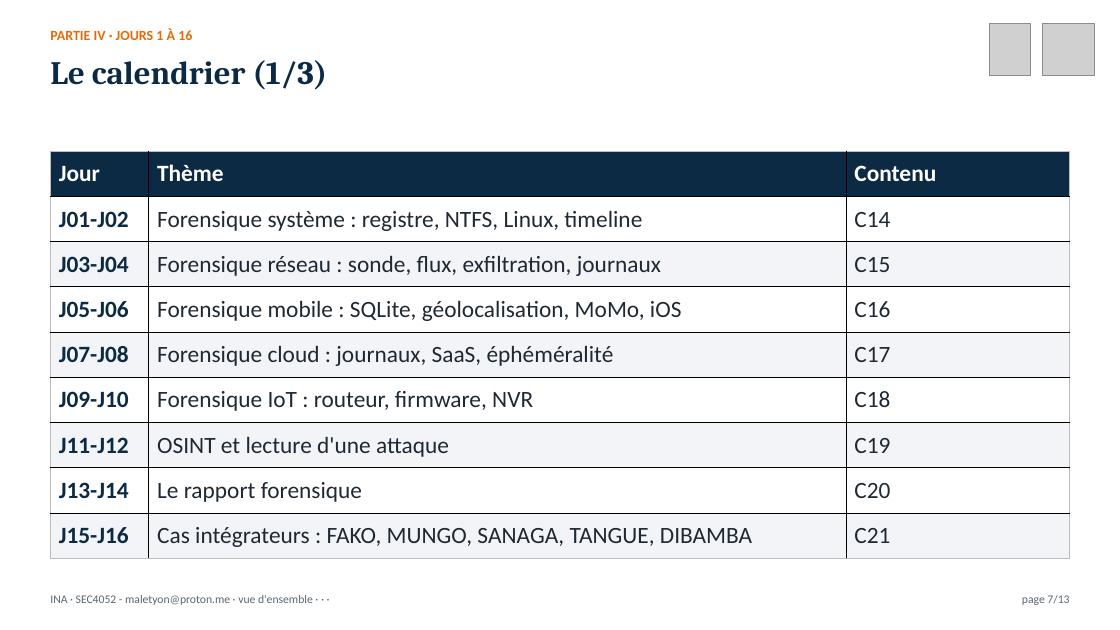
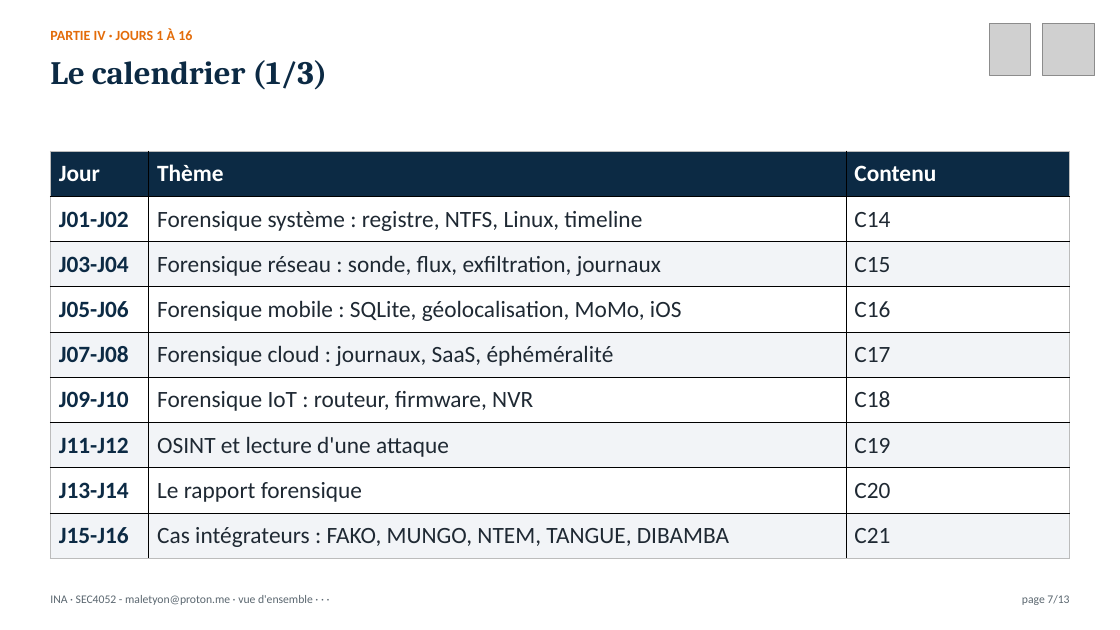
Before and after one commit to MaletYon/cours-ina, a slide deck: slide 7 of Présentation/INA_00_vision_globale.pptx. Drawn at 1120x630 pixels with LibreOffice and Linux fonts; fonts in the diff are those of the drawing; grey boxes stand for pictures. Boxes give left, top, right and bottom in pixels: in the first picture for what was removed or moved away, otherwise in the second. Text is boxed around its words. In the diff, an @@ line names an element or a change of style, - is before the commit and + after.

```diff
--- a/Présentation/INA_00_vision_globale.pptx
+++ b/Présentation/INA_00_vision_globale.pptx
@@ table at [50, 151, 1070, 559] @@
-row 9, column 2: Cas intégrateurs : FAKO, MUNGO, SANAGA, TANGUE, DIBAMBA
+row 9, column 2: Cas intégrateurs : FAKO, MUNGO, NTEM, TANGUE, DIBAMBA
```
Also in this commit, not shown: 1 other slide changed, 35 other files.
